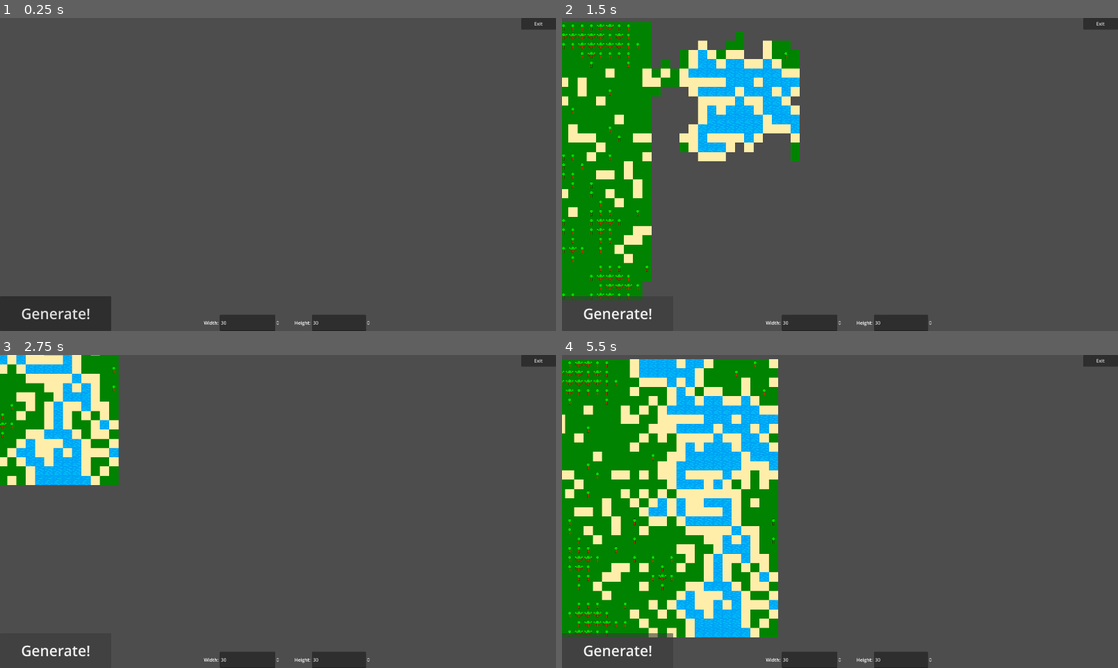
Above: before the commit, frames 1-4 (two rows, left to right).
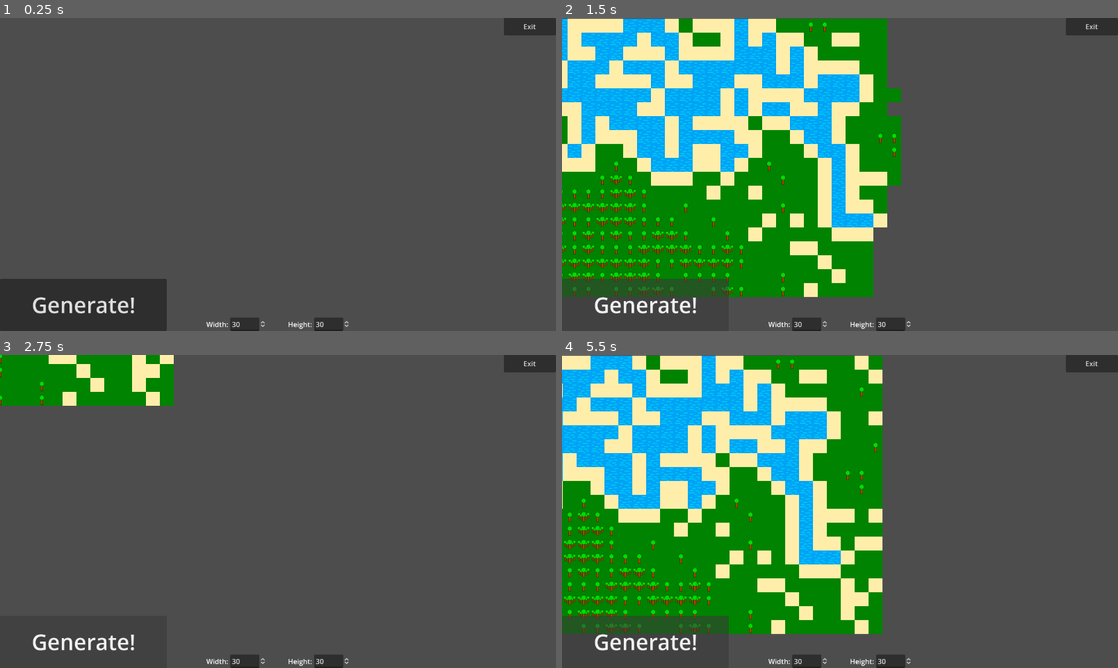
Above: after the commit, the same moments.

Repository: JomberR/Wave-Function-Collapse
Game: Godot game, scene res://Levels/Test_Level.tscn
The game is run twice, just before and just after one commit, with the same random seed, the same clock (stepped at 60 frames per second) and the same inputs.
Inputs:
- Up to frame 1 (0.25 s): no input
- Up to frame 2 (1.5 s): click "Generate!" at 0.5 s; hold Right (ui_right) from 1.28 s (still down)
- Up to frame 3 (2.75 s): release Right (ui_right) at 2.03 s; hold Down (ui_down) from 2.03 s (still down)
- Up to frame 4 (5.5 s): release Down (ui_down) at 2.78 s; hold Right (ui_right) 2.78-3.53 s; hold Up (ui_up) 3.53-4.28 s; tap Enter at 4.25 s; hold Left (ui_left) from 4.28 s (still down)

The runs differ from the first frame. In frame 1, 4.2% of the frame differs, in the area x 0-100%, y 0-100%; in frame 2, 47%; in frame 3, 11%; in frame 4, 43%.

Commit message:
Now can be exported to HTML

Diff:
--- a/Levels/Test_Level.tscn
+++ b/Levels/Test_Level.tscn
@@ -8,11 +8,11 @@
 
 [node name="Wave_Function_Collapse_Generic" parent="." instance=ExtResource("1_t4lt5")]
 width = 30
-height = 30
+height = 20
 tiles_to_place = 10
 
 [node name="Camera2D" type="Camera2D" parent="."]
-position = Vector2(1897, 1052)
+position = Vector2(1274, 715)
 zoom = Vector2(0.5, 0.5)
 script = ExtResource("2_cr1lb")
 
--- a/Wave_Function_Collapse/UI/UI_Wave_Function_Collapse_Generator.tscn
+++ b/Wave_Function_Collapse/UI/UI_Wave_Function_Collapse_Generator.tscn
@@ -8,8 +8,8 @@
 [node name="Control" type="Control" parent="."]
 layout_mode = 3
 anchors_preset = 0
-offset_right = 1920.0
-offset_bottom = 1080.0
+offset_right = 1280.0
+offset_bottom = 720.0
 
 [node name="MarginContainer_Generate" type="MarginContainer" parent="Control"]
 layout_mode = 1
@@ -48,9 +48,9 @@
 anchor_top = 1.0
 anchor_right = 0.5
 anchor_bottom = 1.0
-offset_left = -256.0
-offset_top = -56.0
-offset_right = 320.0
+offset_left = -165.5
+offset_top = -31.0
+offset_right = 165.5
 grow_horizontal = 2
 grow_vertical = 0
 theme_override_constants/separation = 50
--- a/project.godot
+++ b/project.godot
@@ -17,9 +17,8 @@
 
 [display]
 
-window/size/viewport_width=1920
-window/size/viewport_height=1080
-window/size/mode=3
+window/size/viewport_width=1280
+window/size/viewport_height=720
 window/stretch/mode="viewport"
 window/stretch/aspect="expand"
 
